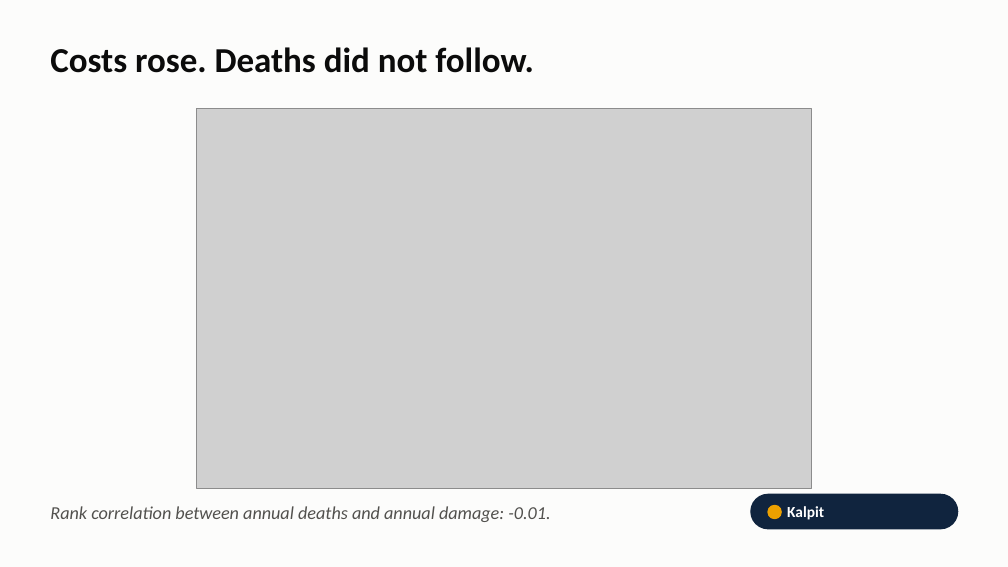
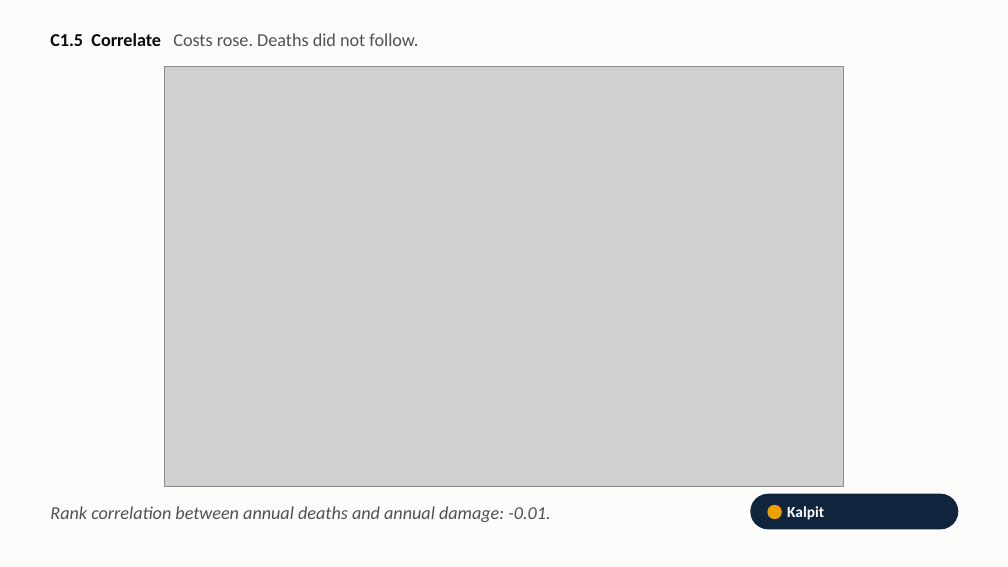
Before and after one commit to kalpitphogat/Dv_Assignment_1, a slide deck: slide 17 of slides/DAS732_A1_Video_Demo.pptx. Drawn at 1008x567 pixels with LibreOffice and Linux fonts; fonts in the diff are those of the drawing; grey boxes stand for pictures. Boxes give left, top, right and bottom in pixels: in the first picture for what was removed or moved away, otherwise in the second. Text is boxed around its words. In the diff, an @@ line names an element or a change of style, - is before the commit and + after.

```diff
--- a/slides/DAS732_A1_Video_Demo.pptx
+++ b/slides/DAS732_A1_Video_Demo.pptx
@@ text at (50, 33, 418, 46): text changed; size 25 to 13 pt; text colour #0B0B0B to #52514E; bold off @@
-Costs rose. Deaths did not follow.
+C1.5 Correlate Costs rose. Deaths did not follow.
@@ picture: place and size @@
-picture at (197, 109, 810, 489)
+picture at (164, 67, 844, 487)
```
Also in this commit, not shown: 11 other slides changed, 24 other files.
